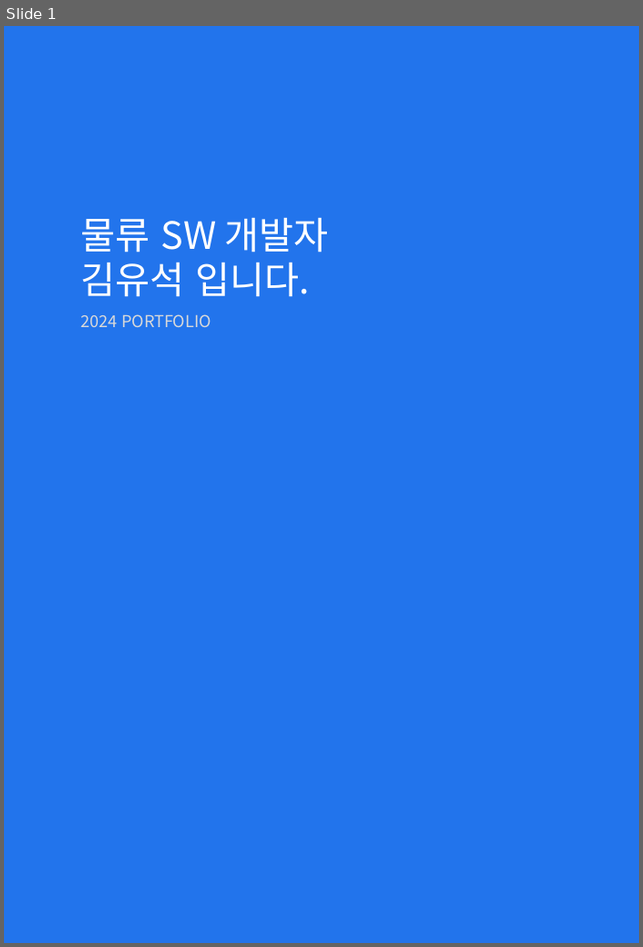
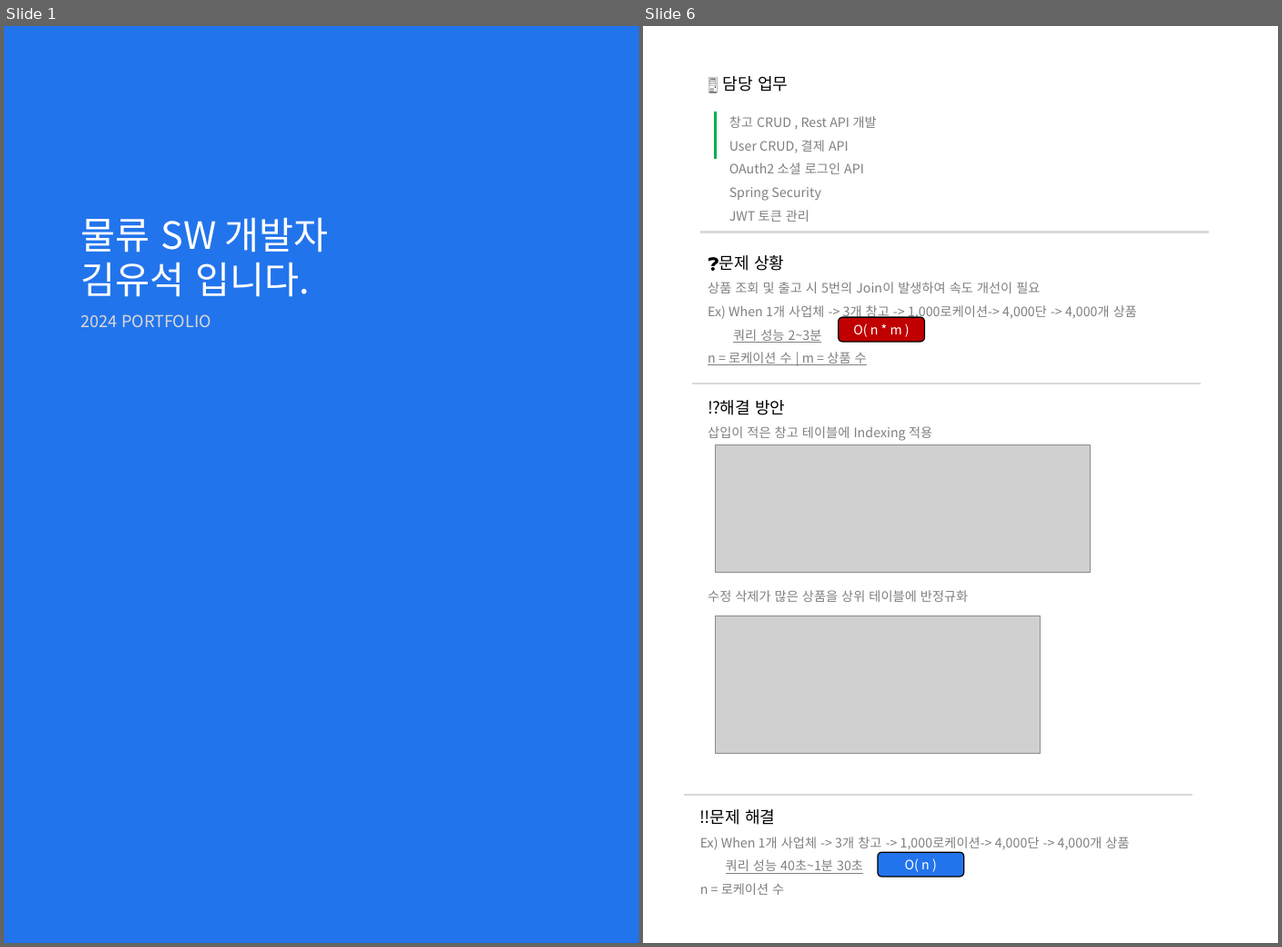
Before and after one commit to yuseok01/itgorae, a slide deck: ppt/김유석 포트폴리오3.pptx. Shown side by side, each under a label of ours: slide 1 before the commit, slides 1 and 6 after it; the slides between them are not shown. The pictures are 643x947 and 1282x947 pixels, drawn with LibreOffice and Linux fonts; fonts in the diff are those of the drawing; grey boxes stand for pictures. Boxes give left, top, right and bottom in pixels: in the first picture for what was removed or moved away, otherwise in the second. Text is boxed around its words. In the diff, an @@ line names an element or a change of style, - is before the commit and + after.

```diff
--- a/ppt/김유석 포트폴리오3.pptx
+++ b/ppt/김유석 포트폴리오3.pptx
@@ slide 6 added at box(643, 26, 1278, 943), background #FFFFFF @@
@@ text added at box(723, 76, 788, 92), 14 pt, text #000000 @@
+🖥️ 담당 업무
@@ line added from (716, 112) to (716, 159), #00B050 2 pt @@
@@ text added at box(729, 116, 877, 222), 11 pt, text #808080 @@
+창고 CRUD , Rest API 개발
+User CRUD, 결제 API
+OAuth2 소셜 로그인 API
+Spring Security
+JWT 토큰 관리
@@ line added from (700, 233) to (1209, 233), #D9D9D9 2 pt @@
@@ text added at box(708, 255, 1137, 365), 11 pt, text #808080 @@
+❓문제 상황
+상품 조회 및 출고 시 5번의 Join이 발생하여 속도 개선이 필요
+Ex) When 1개 사업체 -> 3개 창고 -> 1,000로케이션-> 4,000단 -> 4,000개 상품
+쿼리 성능 2~3분
+n = 로케이션 수 | m = 상품 수
@@ rounded rectangle added at box(839, 317, 925, 342), fill #C00000, outline #000000 1 pt, 11 pt, text #FFFFFF @@
+O( n * m )
@@ line added from (692, 384) to (1201, 384), #D9D9D9 2 pt @@
@@ text added at box(708, 400, 968, 602), 11 pt, text #808080 @@
+⁉️해결 방안
+삽입이 적은 창고 테이블에 Indexing 적용
+수정 삭제가 많은 상품을 상위 테이블에 반정규화
@@ picture added at box(716, 446, 1090, 573) @@
@@ picture added at box(716, 617, 1040, 753) @@
@@ line added from (685, 795) to (1193, 795), #D9D9D9 2 pt @@
@@ text added at box(700, 810, 1129, 895), 11 pt, text #808080 @@
+‼️문제 해결
+Ex) When 1개 사업체 -> 3개 창고 -> 1,000로케이션-> 4,000단 -> 4,000개 상품
+쿼리 성능 40초~1분 30초
+n = 로케이션 수
@@ rounded rectangle added at box(878, 852, 964, 877), fill #2274EC, outline #000000 1 pt, 11 pt, text #FFFFFF @@
+O( n )
```
Also in this commit, not shown: 1 slide changed, 5 other slides added, 1 slide removed.
